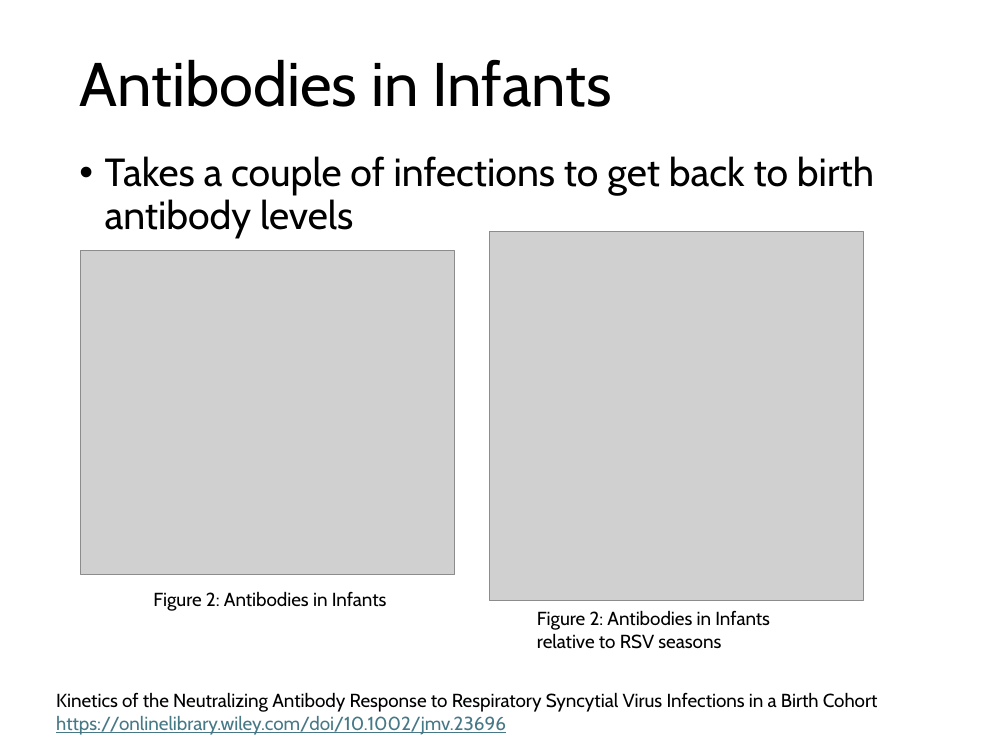
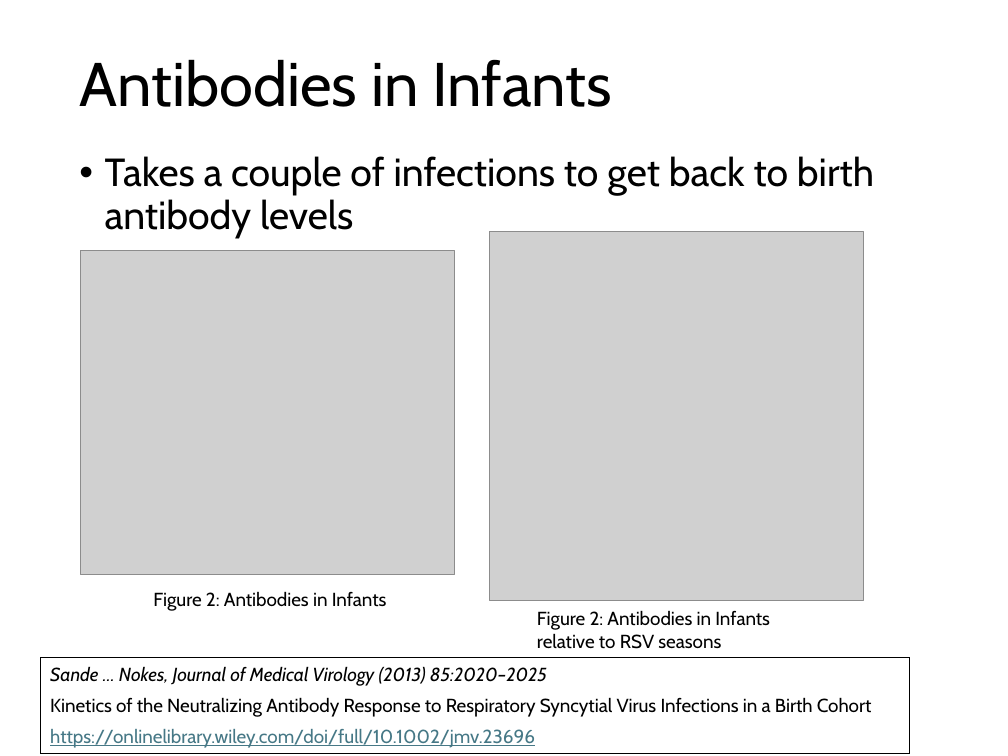
Before and after one commit to deborahcromer/RSVcorrelates, a slide deck: slide 5 of raw-data/RSV Data Summary.pptx. Drawn at 1008x756 pixels with LibreOffice and Linux fonts; fonts in the diff are those of the drawing; grey boxes stand for pictures. Boxes give left, top, right and bottom in pixels: in the first picture for what was removed or moved away, otherwise in the second. Text is boxed around its words. In the diff, an @@ line names an element or a change of style, - is before the commit and + after.

```diff
--- a/raw-data/RSV Data Summary.pptx
+++ b/raw-data/RSV Data Summary.pptx
@@ rectangle "Sande … Nokes, Journal of ..." resized from (x1=56, y1=692, x2=878, y2=735) to (x1=40, y1=657, x2=909, y2=753) @@
@@ rectangle "Sande … Nokes, Journal of ..." at (x1=40, y1=657, x2=909, y2=753): outline none to #000000 0.75 pt @@
@@ text in rectangle at (x1=50, y1=666, x2=547, y2=686): paragraph added @@
+Sande … Nokes, Journal of Medical Virology (2013) 85:2020–2025
@@ text in rectangle at (x1=50, y1=729, x2=535, y2=748): text changed @@
-https://onlinelibrary.wiley.com/doi/10.1002/jmv.23696
+https://onlinelibrary.wiley.com/doi/full/10.1002/jmv.23696
```
Also in this commit, not shown: 9 other slides changed, 5 slides added, 1 slide removed, 1 other file.
